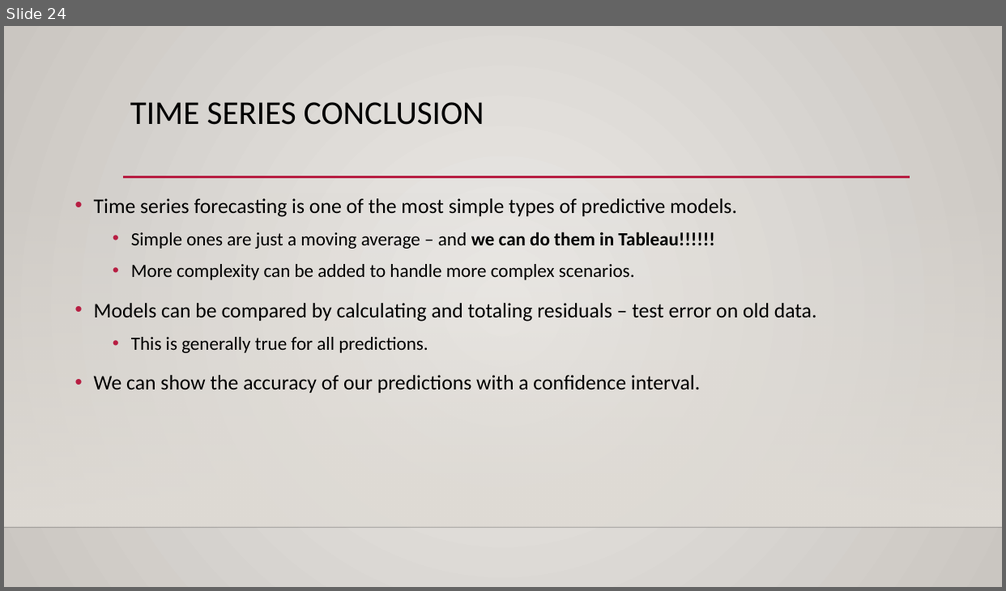
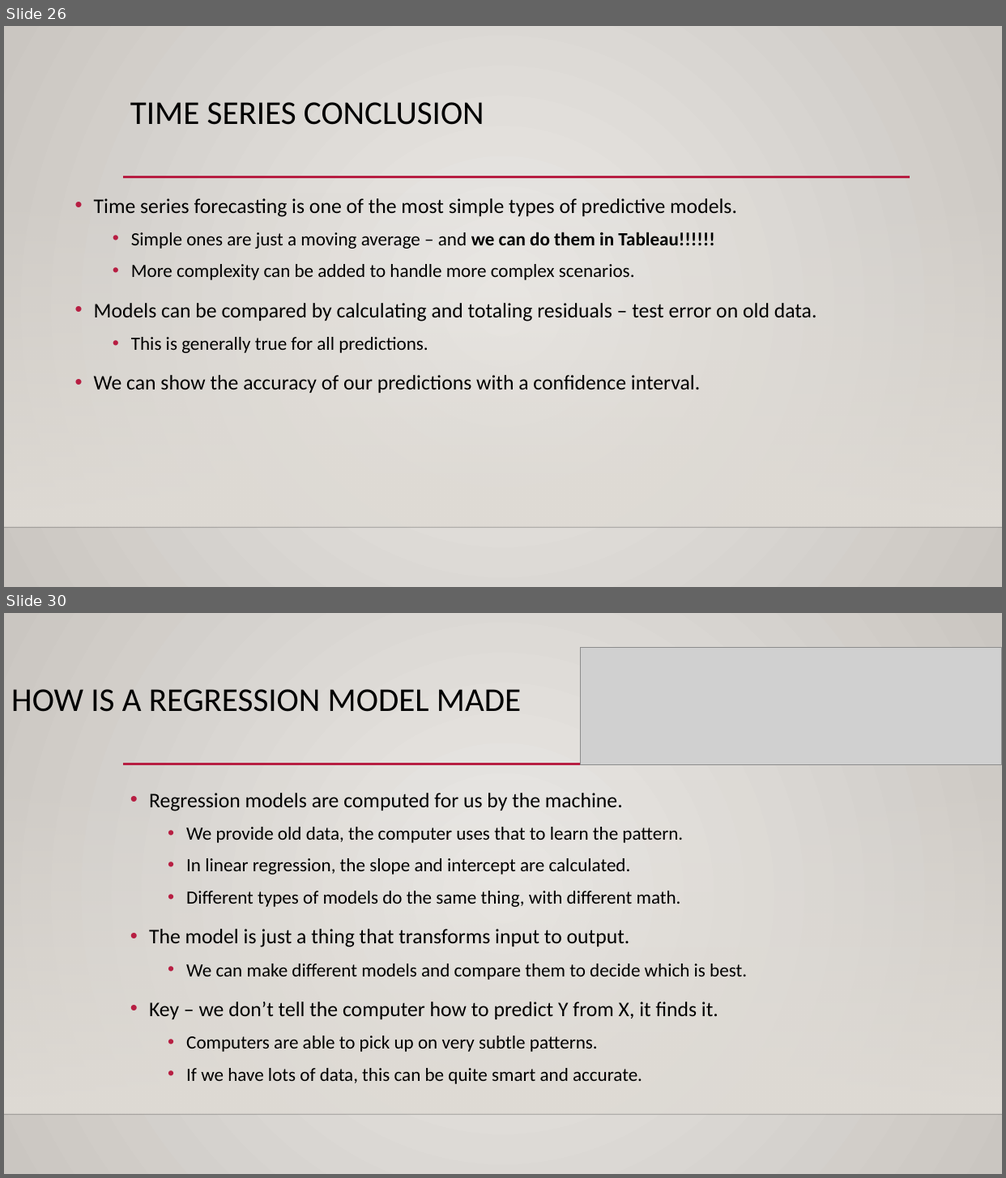
Before and after one commit to AkeemSemper/ml_datasets, a slide deck: slides/TimeSeries.pptx. Shown one above the other, each under a label of ours: slide 24 before the commit, slides 26 and 30 after it; the slides between them are not shown. The pictures are 1006x591 and 1006x1178 pixels, drawn with LibreOffice and Linux fonts; fonts in the diff are those of the drawing; grey boxes stand for pictures; background and template pictures are left out. Boxes give left, top, right and bottom in pixels: in the first picture for what was removed or moved away, otherwise in the second. Text is boxed around its words. In the diff, an @@ line names an element or a change of style, - is before the commit and + after.

```diff
--- a/slides/TimeSeries.pptx
+++ b/slides/TimeSeries.pptx
@@ slide 30 added at bbox=[4, 613, 1002, 1174], background gradient #ECEAE7 to #CAC7C1; not listed: 3 template elements that a slide beside it also shows @@
@@ picture added at bbox=[581, 648, 1002, 765] @@
@@ title added at bbox=[11, 689, 521, 712], 32 pt, text #000000 @@
+HOW IS A REGRESSION MODEL MADE
@@ text added at bbox=[149, 793, 747, 1084], 18 pt, text #000000 @@
+• Regression models are computed for us by the machine.
+  • We provide old data, the computer uses that to learn the pattern.
+  • In linear regression, the slope and intercept are calculated.
+  • Different types of models do the same thing, with different math.
+• The model is just a thing that transforms input to output.
+  • We can make different models and compare them to decide which is best.
+• Key – we don’t tell the computer how to predict Y from X, it finds it.
+  • Computers are able to pick up on very subtle patterns.
+  • If we have lots of data, this can be quite smart and accurate.
@@ what was slide 24 is now slide 26 @@
```
Also in this commit, not shown: 1 slide changed, 15 other slides added, 1 slide removed, 1 other file.
